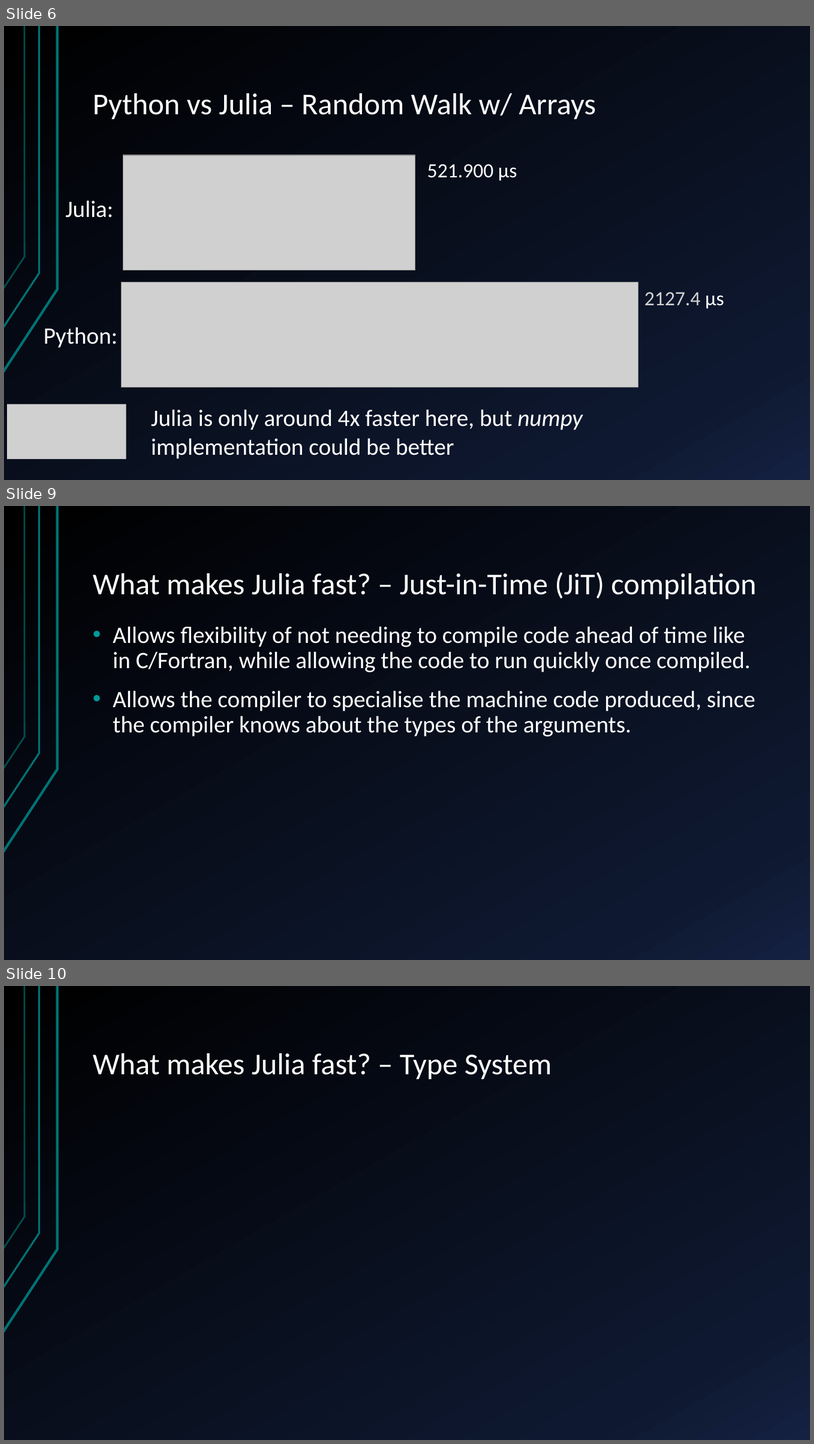
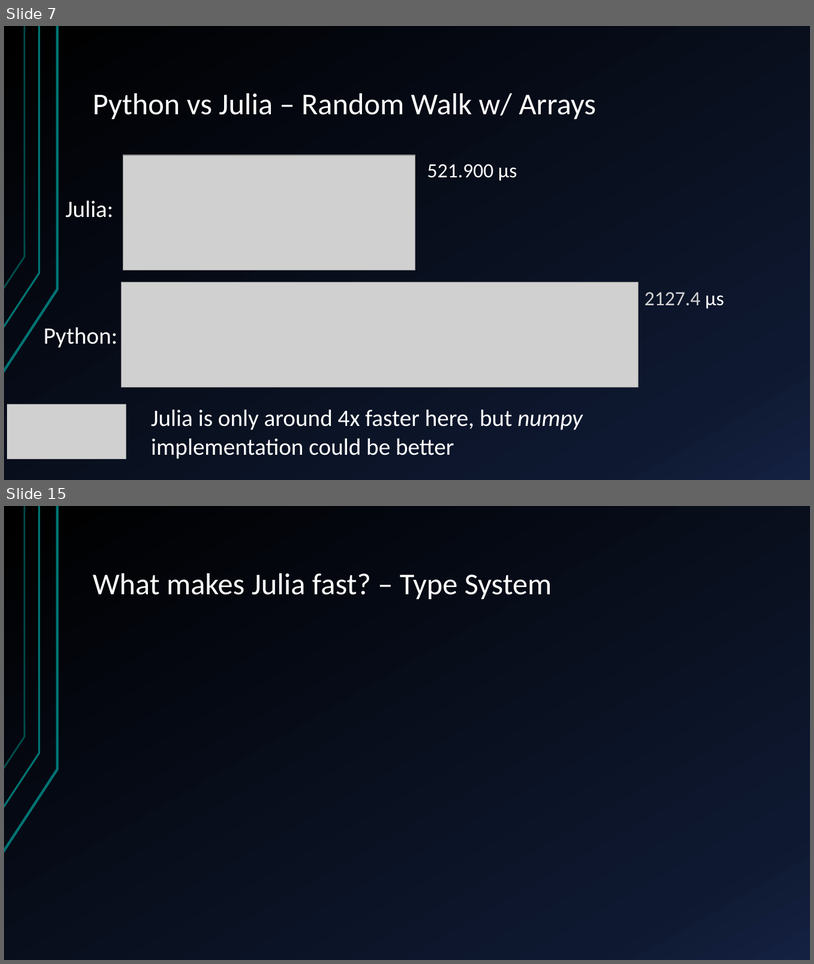
Before and after one commit to JamieMair/intro-to-julia-talk, a slide deck: Introduction to Julia.pptx. Shown one above the other, each under a label of ours: slides 6, 9 and 10 before the commit, slides 7 and 15 after it; the slides between them are not shown. The pictures are 814x1444 and 814x964 pixels, drawn with LibreOffice and Linux fonts; fonts in the diff are those of the drawing; grey boxes stand for pictures. Boxes give left, top, right and bottom in pixels: in the first picture for what was removed or moved away, otherwise in the second. Text is boxed around its words. In the diff, an @@ line names an element or a change of style, - is before the commit and + after.

```diff
--- a/Introduction to Julia.pptx
+++ b/Introduction to Julia.pptx
@@ slide 9 removed at (x1=4, y1=506, x2=810, y2=960), background gradient #000000 to #0F1931 to #142242; not listed: 3 template elements that a slide beside it also shows @@
@@ title removed at (x1=93, y1=572, x2=756, y2=599) @@
-What makes Julia fast? – Just-in-Time (JiT) compilation
@@ text removed at (x1=113, y1=626, x2=756, y2=736) @@
-• Allows flexibility of not needing to compile code ahead of time like in C/Fortran, while allowing the code to run quickly once compiled.
-• Allows the compiler to specialise the machine code produced, since the compiler knows about the types of the arguments.
@@ what was slide 6 is now slide 7 @@
@@ what was slide 10 is now slide 15 @@
```
Also in this commit, not shown: 3 slides changed, 6 slides added.
